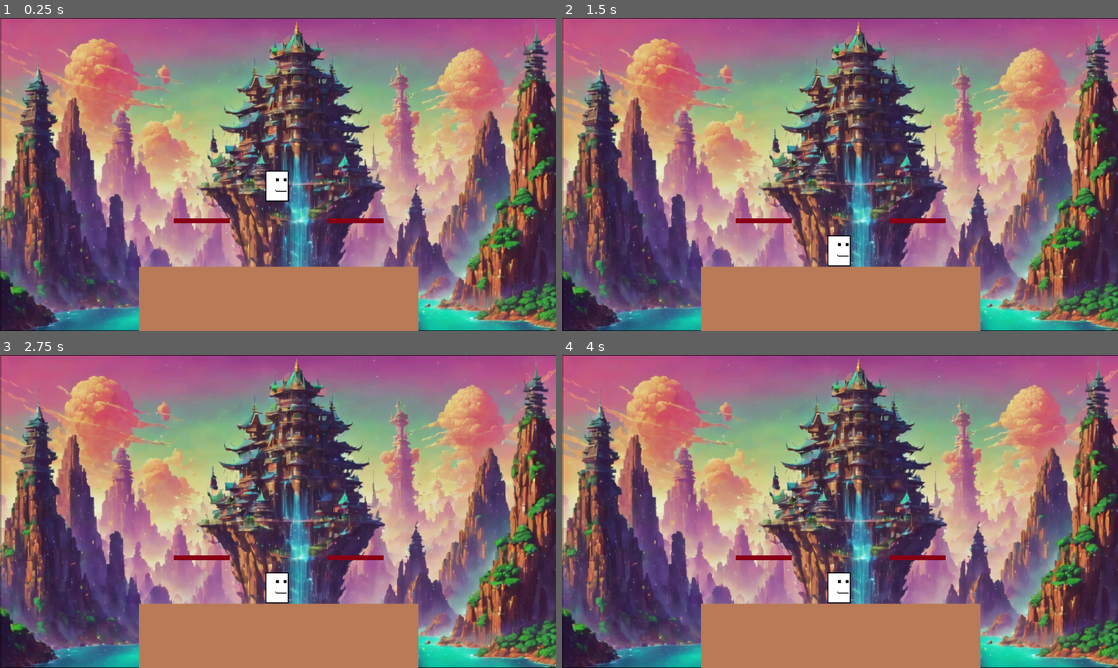
Above: before the commit, frames 1-4 (two rows, left to right).
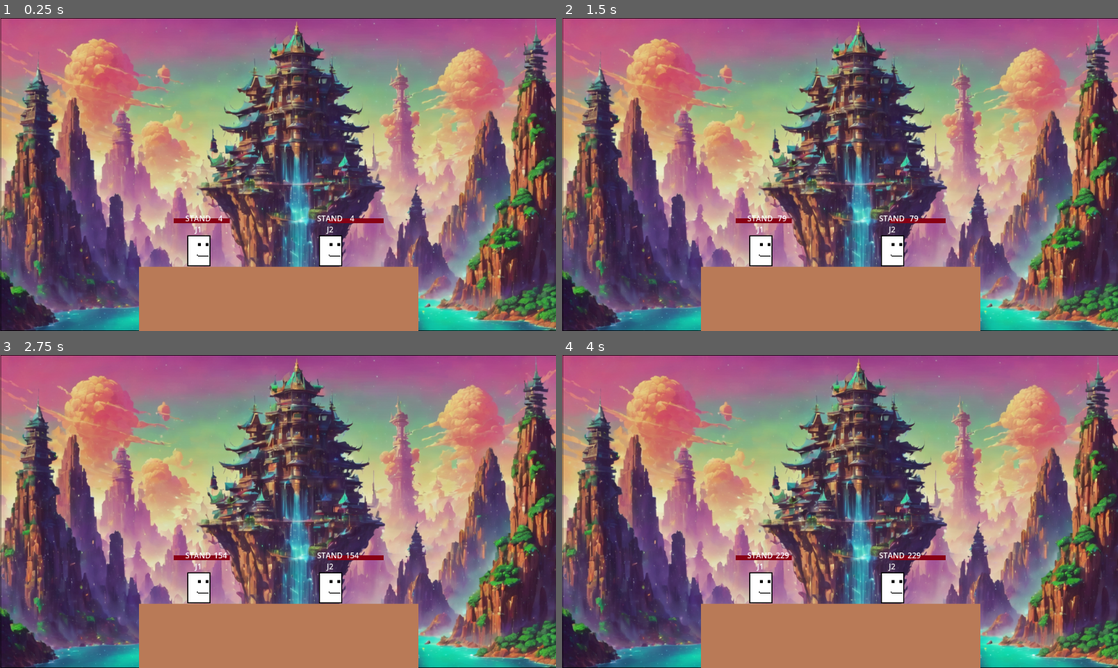
Above: after the commit, the same moments.

Repository: MatheuzH/ProjetoDevJogos
Game: Godot game, scene res://mapas/biplat/bi_plat.tscn
Two runs of this game, one before a commit and one after it. Both use one fixed random seed, a clock stepped at 60 frames per second and the inputs below. This scene is started directly instead of the project's main scene.
Inputs:
- Up to frame 1 (0.25 s): no input
- Up to frame 2 (1.5 s): no input
- Up to frame 3 (2.75 s): no input
- Up to frame 4 (4 s): no input

The runs differ from the first frame. In frame 1, 1.4% of the frame differs, in the area x 33-64%, y 48-80%; in frame 2, 1.4%; in frame 3, 1.4%; in frame 4, 1.5%, in the area x 33-65%, y 63-80%.

Commit message:
adicionado segundo jogador

Diff:
--- a/Personagens/PersonagemTeste/PersonagemTeste.gd
+++ b/Personagens/PersonagemTeste/PersonagemTeste.gd
@@ -30,6 +30,7 @@
 
 
 @onready var states = $State
+@onready var jogador = $Jogador
 @onready var Chao_L:RayCast2D = get_node("Chao_L")
 @onready var Chao_R:RayCast2D = get_node("Chao_R")
 
--- a/Personagens/PersonagemTeste/StateMachinteTeste.gd
+++ b/Personagens/PersonagemTeste/StateMachinteTeste.gd
@@ -1,5 +1,5 @@
 extends StateMachine
-@export var id = 1
+@export var id:int
 
 func _ready():
 	add_state('STAND')
@@ -23,6 +23,8 @@
 func get_transition(delta):
 	parent.states.text = states.find_key(state) #mostra estado atual do personagem
 
+	parent.jogador.text = "J" + str(id)
+
 	if parent.position.y > 500:  #impede o personagem de sumir se cair
 		parent.position.y = -500
 
@@ -148,7 +150,7 @@
 		states.WALK:
 			pass
 		states.CROUCH: #personagem agachado
-			if not Input.is_action_pressed("down_%s" % 1):
+			if not Input.is_action_pressed("down_%s" % id):
 				parent.Frame()
 				return states.STAND
 
@@ -160,7 +162,7 @@
 				parent.velocity.x += parent.TRACTION*1.2
 				parent.velocity.x = clamp(parent.velocity.x,parent.velocity.x,0)
 
-			if Input.is_action_pressed("jump_%s" % 1):
+			if Input.is_action_pressed("jump_%s" % id):
 				parent.in_fastfall = true
 				parent.set_all_collision_mask_value(3,false)
 				parent.Frame()
@@ -210,13 +212,13 @@
 
 
 	#movimento horizontal
-	if Input.is_action_pressed("left_%s" % 1) and parent.velocity.x > -parent.MAX_AIRSPEED:
+	if Input.is_action_pressed("left_%s" % id) and parent.velocity.x > -parent.MAX_AIRSPEED:
 		parent.velocity.x -= parent.AIR_ACCEL
 
-	elif Input.is_action_pressed("right_%s" % 1) and parent.velocity.x < parent.MAX_AIRSPEED:
+	elif Input.is_action_pressed("right_%s" % id) and parent.velocity.x < parent.MAX_AIRSPEED:
 		parent.velocity.x += parent.AIR_ACCEL
 
-	elif not Input.is_action_pressed("left_%s" % 1) and not Input.is_action_pressed("right_%s" % 1):
+	elif not Input.is_action_pressed("left_%s" % id) and not Input.is_action_pressed("right_%s" % id):
 		if parent.velocity.x > 0:
 			parent.velocity.x -= parent.AIR_ACCEL/5
 			parent.velocity.x = clamp(parent.velocity.x,0,parent.velocity.x)
--- /dev/null
+++ b/Personagens/PersonagemTeste/characterHelper.gd
@@ -0,0 +1,15 @@
+extends Node2D
+
+
+@export var ID:int
+
+
+# Called when the node enters the scene tree for the first time.
+func _ready() -> void:
+	$CharacterBody2D/StateMachine.id = ID
+	pass # Replace with function body.
+
+
+# Called every frame. 'delta' is the elapsed time since the previous frame.
+func _process(delta: float) -> void:
+	pass
--- a/Personagens/PersonagemTeste/personagem_teste.tscn
+++ b/Personagens/PersonagemTeste/personagem_teste.tscn
@@ -1,6 +1,7 @@
-[gd_scene load_steps=13 format=3 uid="uid://ci4alm8i3yvom"]
+[gd_scene load_steps=14 format=3 uid="uid://ci4alm8i3yvom"]
 
 [ext_resource type="Script" path="res://Personagens/PersonagemTeste/PersonagemTeste.gd" id="1_twqo1"]
+[ext_resource type="Script" path="res://Personagens/PersonagemTeste/characterHelper.gd" id="1_uapko"]
 [ext_resource type="Script" path="res://Personagens/PersonagemTeste/StateMachinteTeste.gd" id="2_6di3y"]
 [ext_resource type="Texture2D" uid="uid://bnv7871y7w2jk" path="res://Personagens/PersonagemTeste/sprites/idle_strip5.png" id="3_svg1r"]
 
@@ -66,9 +67,10 @@
 }
 
 [node name="PersonagemTeste" type="Node2D"]
+script = ExtResource("1_uapko")
 
 [node name="CharacterBody2D" type="CharacterBody2D" parent="."]
-collision_mask = 15
+collision_mask = 14
 motion_mode = 1
 script = ExtResource("1_twqo1")
 
@@ -88,22 +90,30 @@
 }
 
 [node name="Frames" type="Label" parent="CharacterBody2D"]
-visible = false
-offset_left = -20.0
-offset_top = -89.0
-offset_right = 20.0
-offset_bottom = -66.0
+offset_left = 25.0
+offset_top = -79.0
+offset_right = 65.0
+offset_bottom = -56.0
 text = "69
 "
 horizontal_alignment = 1
 vertical_alignment = 1
 
+[node name="Jogador" type="Label" parent="CharacterBody2D"]
+offset_left = -21.0
+offset_top = -56.0
+offset_right = 19.0
+offset_bottom = -33.0
+text = "J0
+"
+horizontal_alignment = 1
+vertical_alignment = 1
+
 [node name="State" type="Label" parent="CharacterBody2D"]
-visible = false
-offset_left = -32.0
-offset_top = -60.0
-offset_right = 32.0
-offset_bottom = -37.0
+offset_left = -33.0
+offset_top = -79.0
+offset_right = 31.0
+offset_bottom = -56.0
 text = "teste"
 horizontal_alignment = 1
 vertical_alignment = 1
--- a/mapas/biplat/bi_plat.tscn
+++ b/mapas/biplat/bi_plat.tscn
@@ -42,8 +42,13 @@
 position = Vector2(0, 13)
 shape = SubResource("RectangleShape2D_u32f7")
 
-[node name="PersonagemTeste" parent="." instance=ExtResource("2_2mrsu")]
-position = Vector2(574, 272)
+[node name="Jogador1" parent="." instance=ExtResource("2_2mrsu")]
+position = Vector2(412, 472)
+ID = 1
+
+[node name="Jogador2" parent="." instance=ExtResource("2_2mrsu")]
+position = Vector2(685, 472)
+ID = 2
 
 [node name="PlataformaEsquerda" type="StaticBody2D" parent="."]
 position = Vector2(418, 420)
--- a/mapas/flat/flat.tscn
+++ b/mapas/flat/flat.tscn
@@ -41,5 +41,10 @@
 position = Vector2(0, -35)
 shape = SubResource("RectangleShape2D_db503")
 
-[node name="PersonagemTeste" parent="." instance=ExtResource("2_jx3o4")]
-position = Vector2(574, 272)
+[node name="Jogador1" parent="." instance=ExtResource("2_jx3o4")]
+position = Vector2(456, 469)
+ID = 1
+
+[node name="Jogador2" parent="." instance=ExtResource("2_jx3o4")]
+position = Vector2(686, 471)
+ID = 2
--- a/mapas/triplat/tri_plat.tscn
+++ b/mapas/triplat/tri_plat.tscn
@@ -72,5 +72,10 @@
 shape = SubResource("RectangleShape2D_c2mog")
 one_way_collision = true
 
-[node name="PersonagemTeste" parent="." instance=ExtResource("2_pda7h")]
-position = Vector2(575, 466)
+[node name="Jogador1" parent="." instance=ExtResource("2_pda7h")]
+position = Vector2(415, 374)
+ID = 1
+
+[node name="Jogador2" parent="." instance=ExtResource("2_pda7h")]
+position = Vector2(740, 372)
+ID = 2
--- a/project.godot
+++ b/project.godot
@@ -58,6 +58,31 @@
 "deadzone": 0.5,
 "events": []
 }
+right_2={
+"deadzone": 0.5,
+"events": [Object(InputEventKey,"resource_local_to_scene":false,"resource_name":"","device":-1,"window_id":0,"alt_pressed":false,"shift_pressed":false,"ctrl_pressed":false,"meta_pressed":false,"pressed":false,"keycode":0,"physical_keycode":4194321,"key_label":0,"unicode":0,"location":0,"echo":false,"script":null)
+]
+}
+left_2={
+"deadzone": 0.5,
+"events": [Object(InputEventKey,"resource_local_to_scene":false,"resource_name":"","device":-1,"window_id":0,"alt_pressed":false,"shift_pressed":false,"ctrl_pressed":false,"meta_pressed":false,"pressed":false,"keycode":0,"physical_keycode":4194319,"key_label":0,"unicode":0,"location":0,"echo":false,"script":null)
+]
+}
+up_2={
+"deadzone": 0.5,
+"events": [Object(InputEventKey,"resource_local_to_scene":false,"resource_name":"","device":-1,"window_id":0,"alt_pressed":false,"shift_pressed":false,"ctrl_pressed":false,"meta_pressed":false,"pressed":false,"keycode":0,"physical_keycode":4194320,"key_label":0,"unicode":0,"location":0,"echo":false,"script":null)
+]
+}
+down_2={
+"deadzone": 0.5,
+"events": [Object(InputEventKey,"resource_local_to_scene":false,"resource_name":"","device":-1,"window_id":0,"alt_pressed":false,"shift_pressed":false,"ctrl_pressed":false,"meta_pressed":false,"pressed":false,"keycode":0,"physical_keycode":4194322,"key_label":0,"unicode":0,"location":0,"echo":false,"script":null)
+]
+}
+jump_2={
+"deadzone": 0.5,
+"events": [Object(InputEventKey,"resource_local_to_scene":false,"resource_name":"","device":-1,"window_id":0,"alt_pressed":false,"shift_pressed":false,"ctrl_pressed":false,"meta_pressed":false,"pressed":false,"keycode":0,"physical_keycode":4194438,"key_label":0,"unicode":48,"location":0,"echo":false,"script":null)
+]
+}
 
 [layer_names]
 
